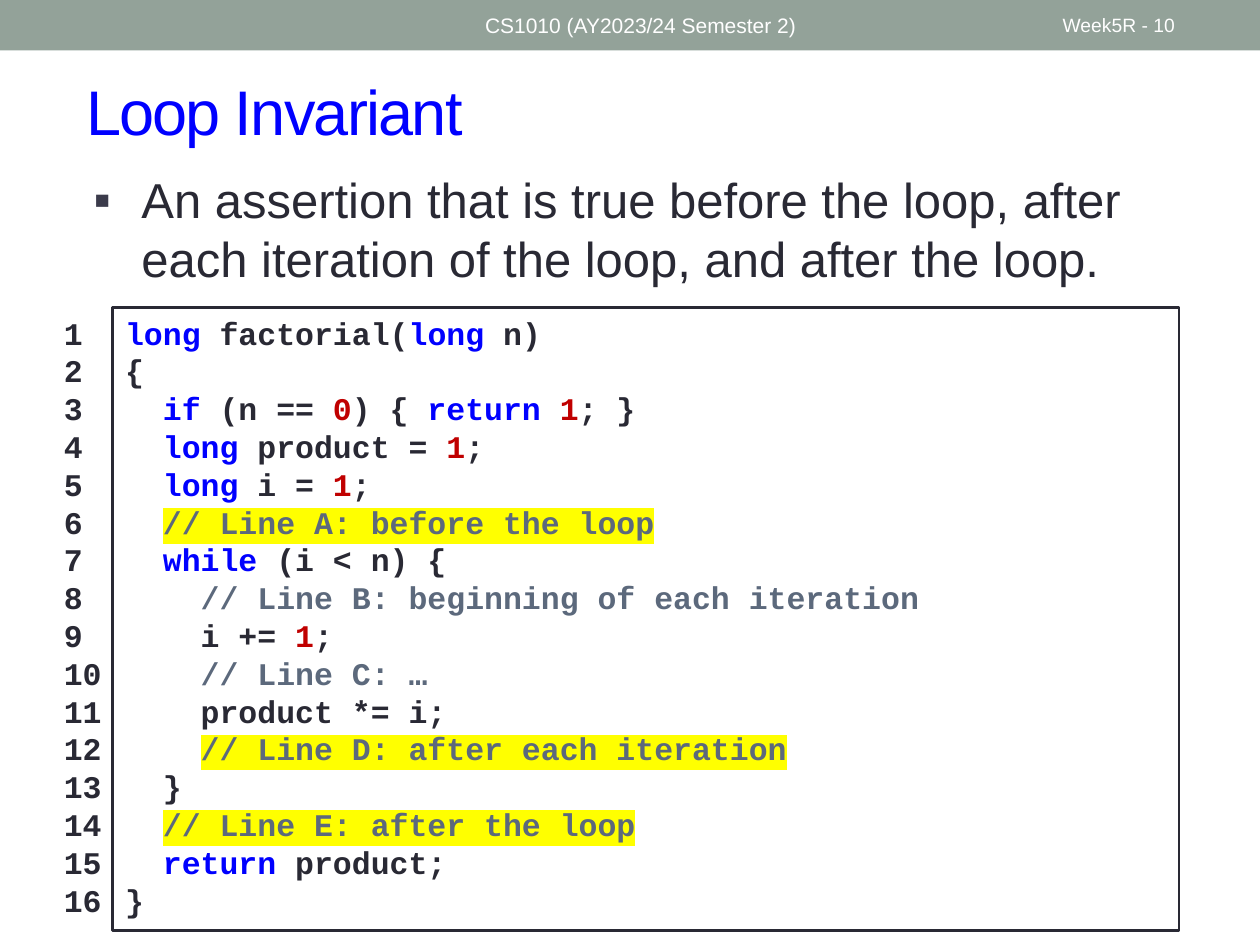
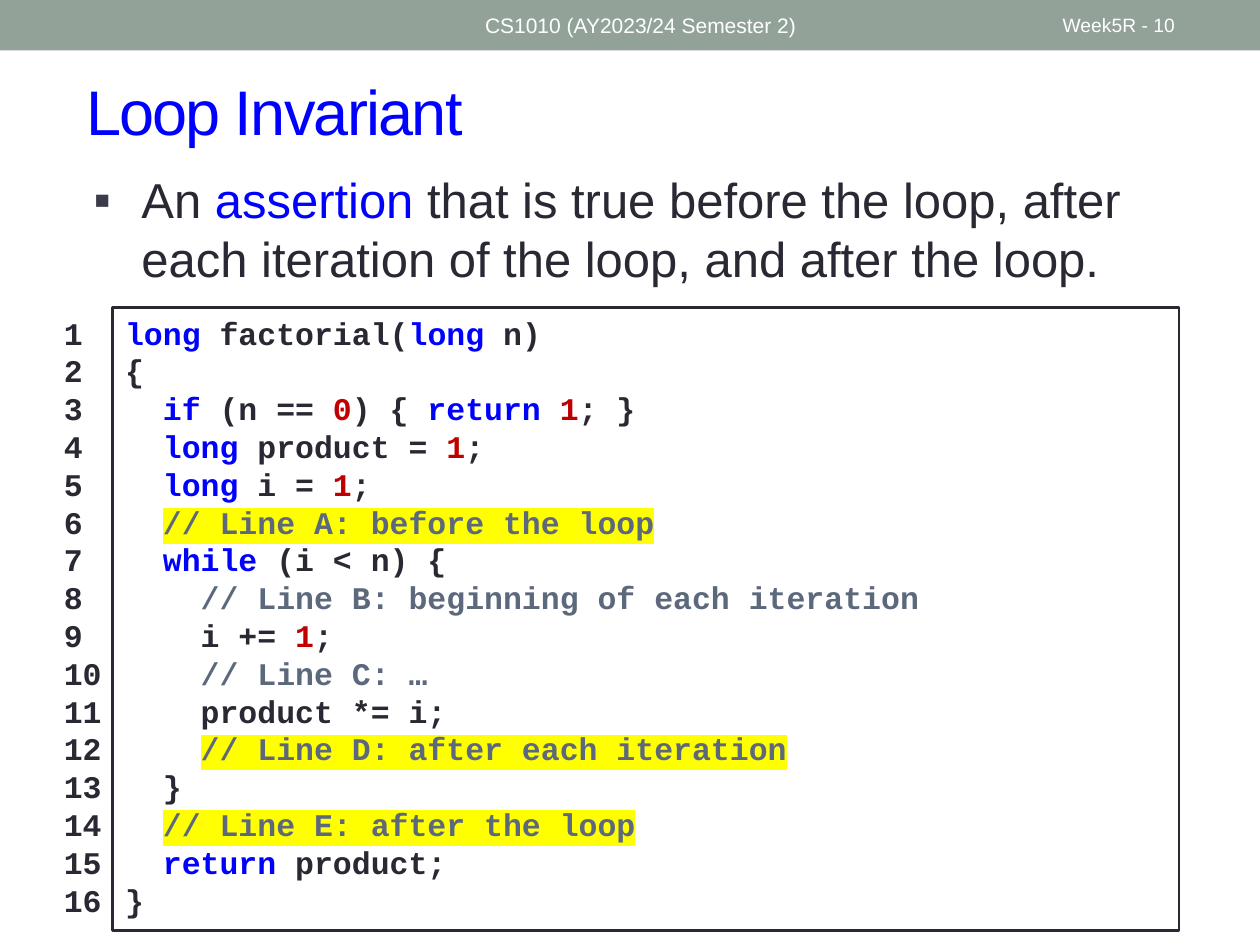
Before and after one commit to nus-cs1010-2425-s2/website, a slide deck: slide 10 of slides/Week5_Recap.pptx. Drawn at 1260x945 pixels with LibreOffice and Linux fonts; fonts in the diff are those of the drawing. Boxes give left, top, right and bottom in pixels: in the first picture for what was removed or moved away, otherwise in the second. Text is boxed around its words. In the diff, an @@ line names an element or a change of style, - is before the commit and + after.

```diff
--- a/slides/Week5_Recap.pptx
+++ b/slides/Week5_Recap.pptx
@@ text "An assertion that is true ..." at [141,182,1121,287]: text colour #292934 to #0000FF in "assertion" @@
```
Also in this commit, not shown: 3 other slides changed, 2 slides added, 4 other files.
